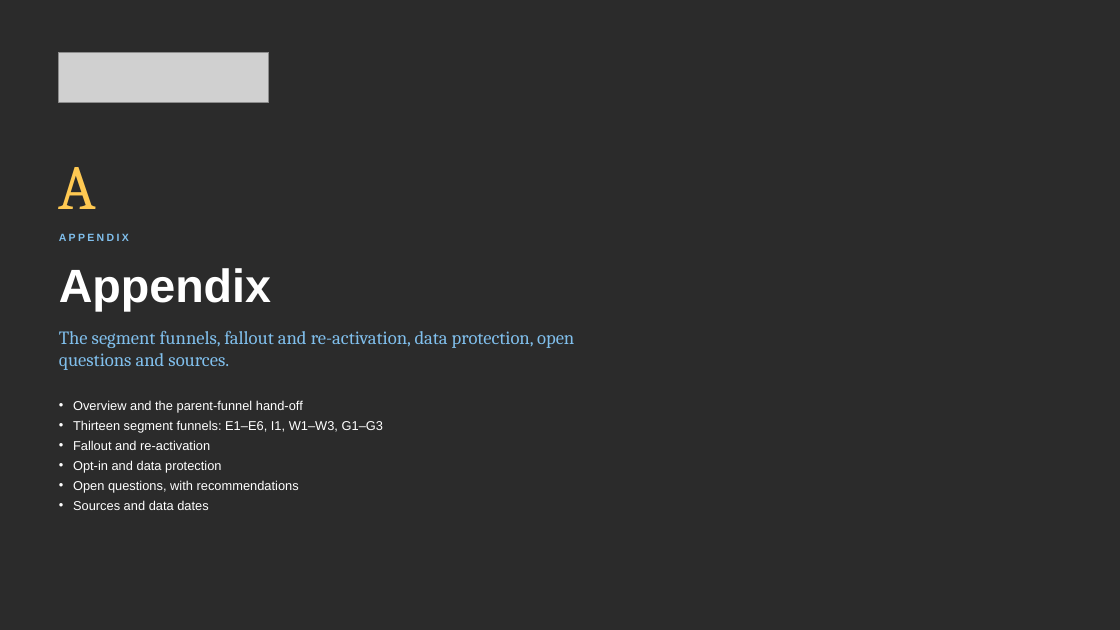
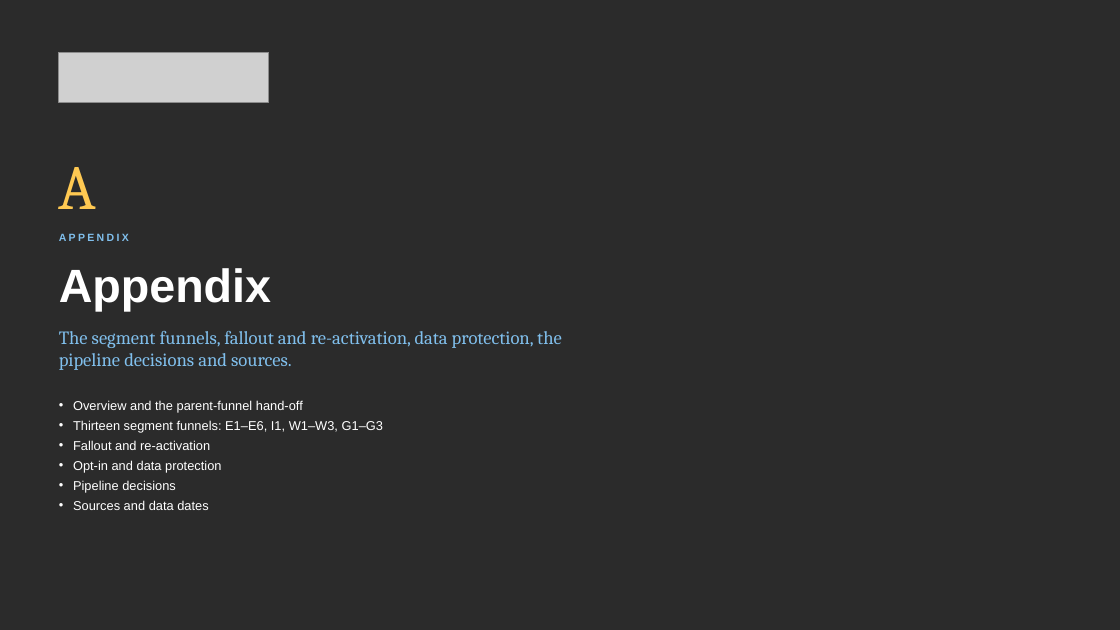
Before and after one commit to Nehemia-joh/Agenticmarketing, a slide deck: slide 31 of outputs/presentations/Silverleaf_Lead_Generation_Strategy_2026-10-12.pptx. Drawn at 1120x630 pixels with LibreOffice and Linux fonts; fonts in the diff are those of the drawing; grey boxes stand for pictures; background and template pictures are left out; a plain dark background stands for a picture behind light text. Boxes give left, top, right and bottom in pixels: in the first picture for what was removed or moved away, otherwise in the second. Text is boxed around its words. In the diff, an @@ line names an element or a change of style, - is before the commit and + after.

```diff
--- a/outputs/presentations/Silverleaf_Lead_Generation_Strategy_2026-10-12.pptx
+++ b/outputs/presentations/Silverleaf_Lead_Generation_Strategy_2026-10-12.pptx
@@ text at [59, 331, 562, 370]: text changed @@
-The segment funnels, fallout and re-activation, data protection, open questions and sources.
+The segment funnels, fallout and re-activation, data protection, the pipeline decisions and sources.
@@ text at [73, 480, 176, 493]: text changed @@
-• Open questions, with recommendations
+• Pipeline decisions
```
Also in this commit, not shown: 27 other slides changed, 1 slide added, 1 slide removed, 7 other files.
